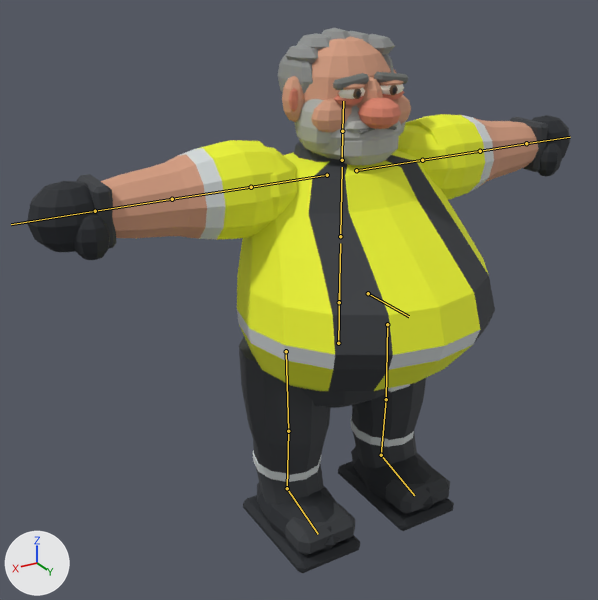
A saved change to the FBX model Assets/EscapeViggo/Art/Characters/Viggo/Models/Viggo.fbx.
Both versions are drawn from a camera (50 mm lens) standing at (1.419, 2.105, 1.886) and looking at (0.172, 0.025, 0.846). Every picture has the same lights, and +X, +Y and +Z are marked at lower left. The older version comes first. The bones that change, and the others that lie on the model, are drawn over the model as lines.

The first picture shows 'Viggo'.
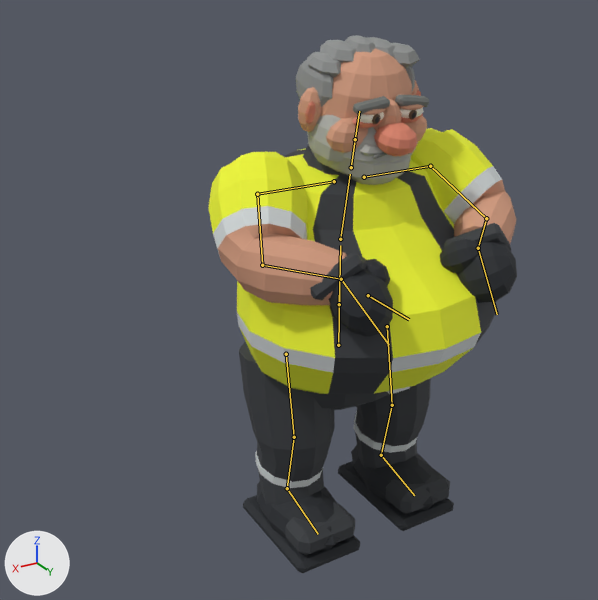
The newer file adds an action. The first version stands in its rest pose; the second is drawn at frame 13 of the action 'EV_Humanoid|Javell'.

What the commit changed:
Bone 'Hips' (bone_hips) moves from (0.0, 0.0, 0.0) to (0.0, -0.008, 0.0).
Bone 'Chest' (bone_chest) turns from (0, 0, 0) to (-11, 0, 0) degrees about its own x, y and z.
Bone 'Head' (bone_head) turns from (0, 0, 0) to (-2, 0, 0) degrees about its own x, y and z.
Bone 'LeftUpperArm' (bone_leftupperarm) turns from (0, 0, 0) to (-27, -25, -55) degrees about its own x, y and z.
Bone 'LeftLowerArm' (bone_leftlowerarm) turns from (0, 0, 0) to (-19, 21, -79) degrees about its own x, y and z.
Bone 'LeftHand' (bone_lefthand) turns from (0, 0, 0) to (-33, -37, 58) degrees about its own x, y and z.
Bone 'RightUpperArm' (bone_rightupperarm) turns from (0, 0, 0) to (-27, 25, 55) degrees about its own x, y and z.
Bone 'RightLowerArm' (bone_rightlowerarm) turns from (0, 0, 0) to (-19, -21, 79) degrees about its own x, y and z.
Bone 'RightHand' (bone_righthand) turns from (0, 0, 0) to (-33, 37, -58) degrees about its own x, y and z.
Bone 'LeftUpperLeg' (bone_leftupperleg) turns from (0, 0, 0) to (7, 0, 0) degrees about its own x, y and z.
Bone 'LeftLowerLeg' (bone_leftlowerleg) turns from (0, 0, 0) to (-15, 0, 0) degrees about its own x, y and z.
Bone 'LeftFoot' (bone_leftfoot) turns from (0, 0, 0) to (8, 0, 0) degrees about its own x, y and z.
Bone 'RightUpperLeg' (bone_rightupperleg) turns from (0, 0, 0) to (7, 0, 0) degrees about its own x, y and z.
Bone 'RightLowerLeg' (bone_rightlowerleg) turns from (0, 0, 0) to (-15, 0, 0) degrees about its own x, y and z.
Bone 'RightFoot' (bone_rightfoot) turns from (0, 0, 0) to (8, 0, 0) degrees about its own x, y and z.

What differs and where, as boxes (x1, y1, x2, y2) in the pictures (598 x 600 px):
'Viggo', posed (43% narrower)
    before: (27, 28, 570, 573)
    after: (208, 35, 517, 573)
bone 'Hips', root to tip
    before: (338, 343) to (339, 292)
    after: (338, 345) to (339, 294)
bone 'Chest', root to tip
    before: (340, 236) to (342, 167)
    after: (340, 239) to (350, 174)
bone 'Head', root to tip
    before: (342, 131) to (343, 101)
    after: (355, 139) to (359, 111)
bone 'LeftUpperArm', root to tip
    before: (422, 160) to (480, 151)
    after: (430, 166) to (486, 218)
bone 'LeftLowerArm', root to tip
    before: (480, 151) to (526, 143)
    after: (486, 218) to (478, 248)
bone 'LeftHand', root to tip
    before: (526, 143) to (570, 137)
    after: (478, 248) to (497, 314)
bone 'RightUpperArm', root to tip
    before: (251, 187) to (172, 199)
    after: (257, 194) to (262, 265)
bone 'RightLowerArm', root to tip
    before: (172, 199) to (95, 211)
    after: (262, 265) to (341, 279)
bone 'RightHand', root to tip
    before: (95, 211) to (11, 224)
    after: (341, 279) to (389, 345)
bone 'LeftUpperLeg', root to tip
    before: (387, 324) to (386, 399)
    after: (387, 326) to (392, 405)
bone 'LeftLowerLeg', root to tip
    before: (386, 399) to (381, 455)
    after: (392, 405) to (381, 455)
bone 'RightUpperLeg', root to tip
    before: (286, 351) to (288, 431)
    after: (286, 354) to (294, 437)
bone 'RightLowerLeg', root to tip
    before: (288, 431) to (287, 488)
    after: (294, 437) to (287, 488)
